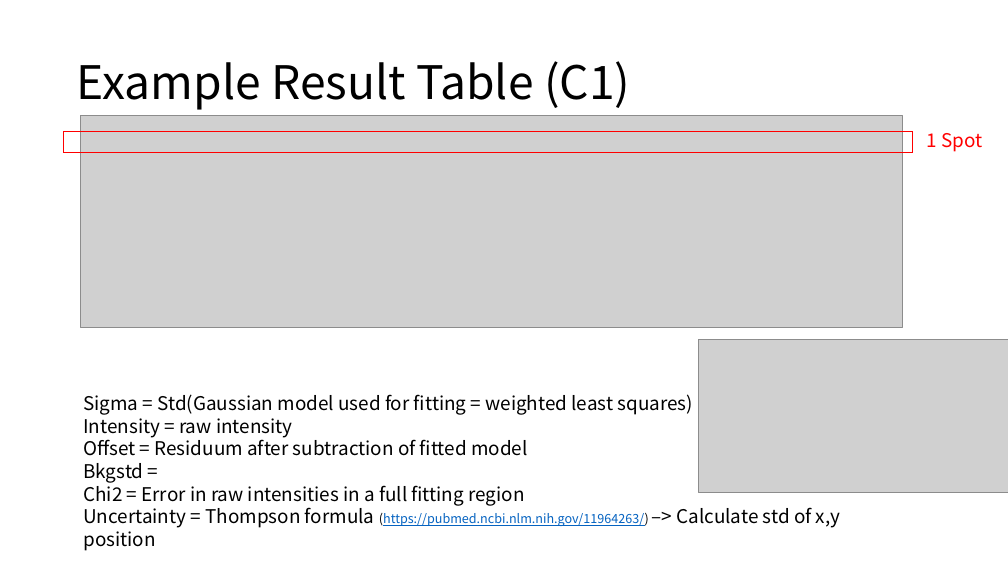
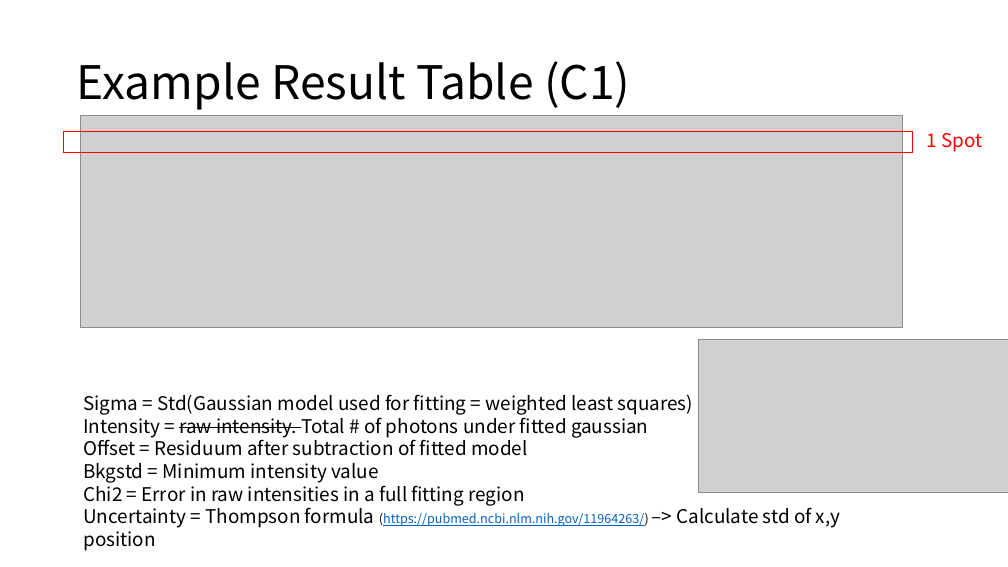
Before and after one commit to HeesooSong/UNIST_internship, a slide deck: slide 14 of Progress Update/20221025_Progress Update.pptx. Drawn at 1008x567 pixels with LibreOffice and Linux fonts; fonts in the diff are those of the drawing; grey boxes stand for pictures. Boxes give left, top, right and bottom in pixels: in the first picture for what was removed or moved away, otherwise in the second. Text is boxed around its words. In the diff, an @@ line names an element or a change of style, - is before the commit and + after.

```diff
--- a/Progress Update/20221025_Progress Update.pptx
+++ b/Progress Update/20221025_Progress Update.pptx
@@ text at bbox=[83, 413, 648, 438]: text changed @@
-Intensity = raw intensity
+Intensity = raw intensity. Total # of photons under fitted gaussian
@@ text at bbox=[83, 463, 378, 483]: text changed @@
-Bkgstd =
+Bkgstd = Minimum intensity value
```
